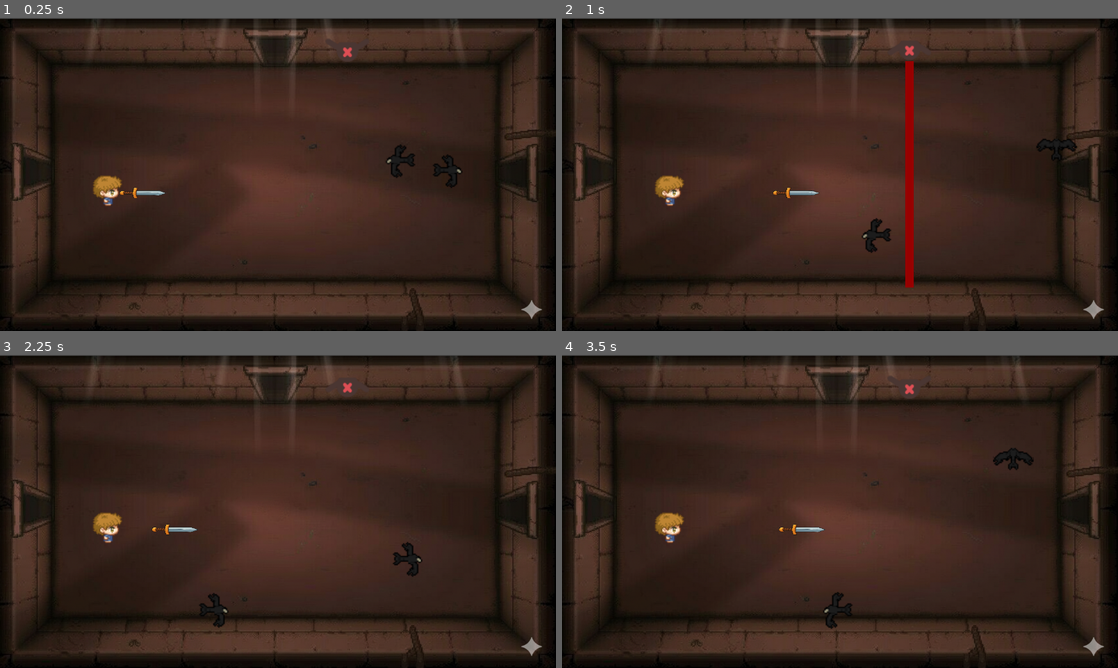
Above: before the commit, frames 1-4 (two rows, left to right).
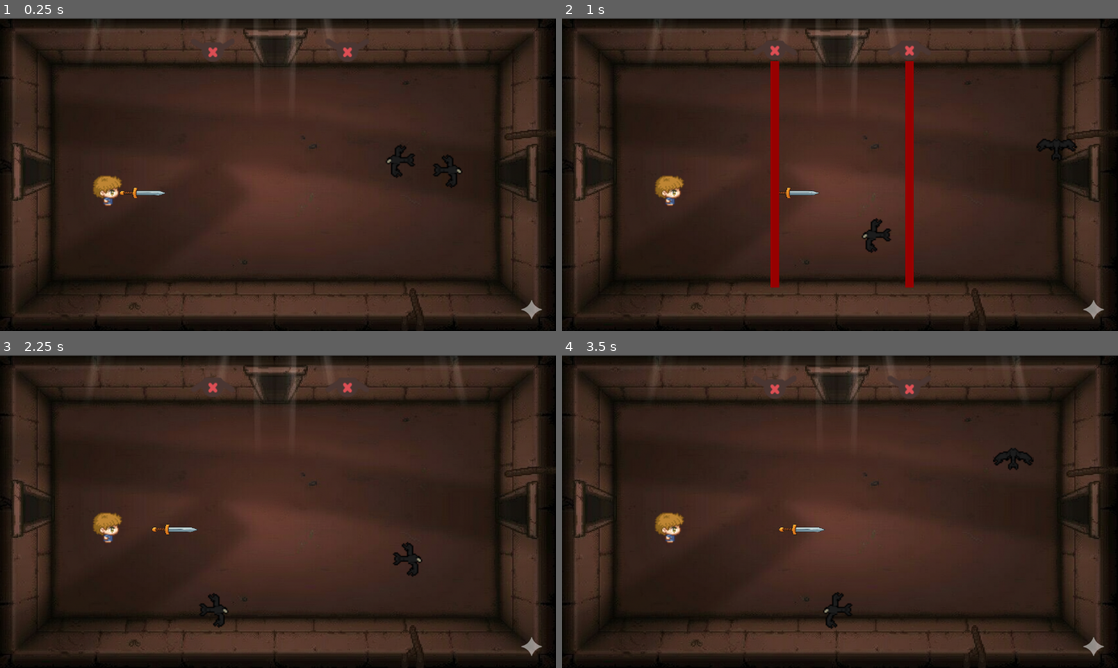
Above: after the commit, the same moments.

Repository: francocaneda/FinalHikaru
Game: Godot game, scene res://escenas/Sala2.tscn
The game is run twice, just before and just after one commit, with the same random seed, the same clock (stepped at 60 frames per second) and the same inputs. This scene is started directly instead of the project's main scene.
Inputs:
- Up to frame 1 (0.25 s): no input
- Up to frame 2 (1 s): tap Enter (ui_accept) at 0.5, 0.77 s
- Up to frame 3 (2.25 s): tap Enter (ui_accept) at 1.52 s
- Up to frame 4 (3.5 s): tap Enter (ui_accept) at 3.02 s

The runs differ from the first frame. In frame 1, less than 0.1% of the frame differs, in the area x 36-41%, y 7-14%; in frame 2, 1.3%, in the area x 35-42%, y 7-87%; in frame 3, less than 0.1%; in frame 4, less than 0.1%.

Commit message:
Empiezo a generar la sala3

Diff:
--- /dev/null
+++ b/escenas/BossFinal.tscn
@@ -0,0 +1,140 @@
+[gd_scene load_steps=19 format=3 uid="uid://cm76sxp40xoq3"]
+
+[ext_resource type="Script" uid="uid://1hncoj2gr4de" path="res://escenas/boss_final.gd" id="1_nw804"]
+[ext_resource type="Texture2D" uid="uid://cb0yxugy25o12" path="res://sprites/BossFinal.png" id="1_q1ma1"]
+[ext_resource type="AudioStream" uid="uid://dq45yrjblhrlm" path="res://sounds/EnemigoMuerto2.mp3" id="3_j63wm"]
+
+[sub_resource type="AtlasTexture" id="AtlasTexture_nw804"]
+atlas = ExtResource("1_q1ma1")
+region = Rect2(0, 128, 48, 64)
+
+[sub_resource type="AtlasTexture" id="AtlasTexture_j63wm"]
+atlas = ExtResource("1_q1ma1")
+region = Rect2(48, 128, 48, 64)
+
+[sub_resource type="AtlasTexture" id="AtlasTexture_m0oay"]
+atlas = ExtResource("1_q1ma1")
+region = Rect2(96, 128, 48, 64)
+
+[sub_resource type="AtlasTexture" id="AtlasTexture_ulnqd"]
+atlas = ExtResource("1_q1ma1")
+region = Rect2(0, 0, 48, 64)
+
+[sub_resource type="AtlasTexture" id="AtlasTexture_eq8cj"]
+atlas = ExtResource("1_q1ma1")
+region = Rect2(48, 0, 48, 64)
+
+[sub_resource type="AtlasTexture" id="AtlasTexture_7ikn0"]
+atlas = ExtResource("1_q1ma1")
+region = Rect2(96, 0, 48, 64)
+
+[sub_resource type="AtlasTexture" id="AtlasTexture_geg54"]
+atlas = ExtResource("1_q1ma1")
+region = Rect2(0, 64, 48, 64)
+
+[sub_resource type="AtlasTexture" id="AtlasTexture_ltkug"]
+atlas = ExtResource("1_q1ma1")
+region = Rect2(48, 64, 48, 64)
+
+[sub_resource type="AtlasTexture" id="AtlasTexture_4a31k"]
+atlas = ExtResource("1_q1ma1")
+region = Rect2(96, 64, 48, 64)
+
+[sub_resource type="AtlasTexture" id="AtlasTexture_xlpmy"]
+atlas = ExtResource("1_q1ma1")
+region = Rect2(0, 192, 48, 64)
+
+[sub_resource type="AtlasTexture" id="AtlasTexture_8cxh3"]
+atlas = ExtResource("1_q1ma1")
+region = Rect2(48, 192, 48, 64)
+
+[sub_resource type="AtlasTexture" id="AtlasTexture_2q04a"]
+atlas = ExtResource("1_q1ma1")
+region = Rect2(96, 192, 48, 64)
+
+[sub_resource type="SpriteFrames" id="SpriteFrames_bjjo5"]
+animations = [{
+"frames": [{
+"duration": 1.0,
+"texture": SubResource("AtlasTexture_nw804")
+}, {
+"duration": 1.0,
+"texture": SubResource("AtlasTexture_j63wm")
+}, {
+"duration": 1.0,
+"texture": SubResource("AtlasTexture_m0oay")
+}],
+"loop": true,
+"name": &"enemigoabajo",
+"speed": 5.0
+}, {
+"frames": [{
+"duration": 1.0,
+"texture": SubResource("AtlasTexture_ulnqd")
+}, {
+"duration": 1.0,
+"texture": SubResource("AtlasTexture_eq8cj")
+}, {
+"duration": 1.0,
+"texture": SubResource("AtlasTexture_7ikn0")
+}],
+"loop": true,
+"name": &"enemigoarriba",
+"speed": 5.0
+}, {
+"frames": [{
+"duration": 1.0,
+"texture": SubResource("AtlasTexture_geg54")
+}, {
+"duration": 1.0,
+"texture": SubResource("AtlasTexture_ltkug")
+}, {
+"duration": 1.0,
+"texture": SubResource("AtlasTexture_4a31k")
+}],
+"loop": true,
+"name": &"enemigoderecha",
+"speed": 5.0
+}, {
+"frames": [{
+"duration": 1.0,
+"texture": SubResource("AtlasTexture_xlpmy")
+}, {
+"duration": 1.0,
+"texture": SubResource("AtlasTexture_8cxh3")
+}, {
+"duration": 1.0,
+"texture": SubResource("AtlasTexture_2q04a")
+}],
+"loop": true,
+"name": &"enemigoizquierda",
+"speed": 5.0
+}]
+
+[sub_resource type="RectangleShape2D" id="RectangleShape2D_m0oay"]
+size = Vector2(85.5, 97.25)
+
+[sub_resource type="RectangleShape2D" id="RectangleShape2D_ulnqd"]
+size = Vector2(103.5, 114)
+
+[node name="BossFinal" type="CharacterBody2D"]
+script = ExtResource("1_nw804")
+
+[node name="AnimatedSprite2D" type="AnimatedSprite2D" parent="."]
+position = Vector2(0, -1)
+scale = Vector2(2.54167, 2.3125)
+sprite_frames = SubResource("SpriteFrames_bjjo5")
+animation = &"enemigoabajo"
+
+[node name="CollisionShape2D" type="CollisionShape2D" parent="."]
+position = Vector2(1, 2)
+shape = SubResource("RectangleShape2D_m0oay")
+
+[node name="Detector" type="Area2D" parent="."]
+
+[node name="CollisionShape2D" type="CollisionShape2D" parent="Detector"]
+position = Vector2(0, 4)
+shape = SubResource("RectangleShape2D_ulnqd")
+
+[node name="SonidoMuerte" type="AudioStreamPlayer" parent="."]
+stream = ExtResource("3_j63wm")
--- /dev/null
+++ b/escenas/Sala3.tscn
@@ -0,0 +1,50 @@
+[gd_scene load_steps=7 format=3 uid="uid://d1psf1ekje8f8"]
+
+[ext_resource type="Texture2D" uid="uid://86wmwgmlujiy" path="res://sprites/sala3.png" id="1_t20p7"]
+[ext_resource type="PackedScene" uid="uid://bea5ula71tjjd" path="res://escenas/Jugador.tscn" id="2_xo63k"]
+
+[sub_resource type="RectangleShape2D" id="RectangleShape2D_xo63k"]
+size = Vector2(18.25, 551)
+
+[sub_resource type="RectangleShape2D" id="RectangleShape2D_xtkfi"]
+size = Vector2(1122.25, 18)
+
+[sub_resource type="RectangleShape2D" id="RectangleShape2D_6w0kg"]
+size = Vector2(20.5, 566)
+
+[sub_resource type="RectangleShape2D" id="RectangleShape2D_rtbhx"]
+size = Vector2(1119, 21)
+
+[node name="Sala3" type="Node2D"]
+
+[node name="Sprite2D" type="Sprite2D" parent="."]
+position = Vector2(640, 360.5)
+scale = Vector2(0.830729, 0.702148)
+texture = ExtResource("1_t20p7")
+
+[node name="Pared" type="StaticBody2D" parent="."]
+
+[node name="CollisionShape2D" type="CollisionShape2D" parent="Pared"]
+position = Vector2(67.875, 347.5)
+shape = SubResource("RectangleShape2D_xo63k")
+
+[node name="Pared2" type="StaticBody2D" parent="."]
+
+[node name="CollisionShape2D" type="CollisionShape2D" parent="Pared2"]
+position = Vector2(630, 63)
+shape = SubResource("RectangleShape2D_xtkfi")
+
+[node name="Pared3" type="StaticBody2D" parent="."]
+
+[node name="CollisionShape2D" type="CollisionShape2D" parent="Pared3"]
+position = Vector2(1194, 341)
+shape = SubResource("RectangleShape2D_6w0kg")
+
+[node name="Pared4" type="StaticBody2D" parent="."]
+
+[node name="CollisionShape2D" type="CollisionShape2D" parent="Pared4"]
+position = Vector2(626.5, 622)
+shape = SubResource("RectangleShape2D_rtbhx")
+
+[node name="Jugador" parent="." instance=ExtResource("2_xo63k")]
+position = Vector2(627, 545)
--- /dev/null
+++ b/escenas/boss_final.gd
@@ -0,0 +1,98 @@
+extends CharacterBody2D
+class_name BossFinal
+
+# 🛡️ Propiedades del Boss
+@export var velocidad: float = 200.0 # Velocidad del boss (un poco más rápido que el enemigo normal)
+@export var vida_maxima: int = 100
+
+var vida_actual: int
+var jugador: CharacterBody2D = null
+
+# 📢 Referencias a nodos hijos
+@onready var anim: AnimatedSprite2D = $AnimatedSprite2D
+@onready var sonido_muerte: AudioStreamPlayer = $SonidoMuerte # Asumiendo que tienes este nodo
+# Agrega aquí cualquier otro nodo que use el boss (ej: RayCast2D, Area2D, etc.)
+
+func _ready():
+	vida_actual = vida_maxima
+	add_to_group("Enemigo") # Para que la espada lo pueda golpear
+
+	# Referencia al jugador (debe estar en el árbol principal)
+	if get_parent() and get_parent().has_node("Jugador"):
+		jugador = get_parent().get_node("Jugador")
+
+	# Inicia con una animación de reposo o la pelea inmediatamente
+	# anim.play("boss_idle")
+
+	# 💥 Opcional: Iniciar la pelea si no se llama desde World.gd
+	# iniciar_pelea()
+
+func _physics_process(delta):
+	# Lógica de movimiento: por ahora, persigue al jugador (puedes cambiar esto por fases)
+	if is_instance_valid(jugador) and vida_actual > 0:
+		var direccion = (jugador.position - position).normalized()
+		velocity = direccion * velocidad
+		move_and_slide()
+
+		_actualizar_animacion(direccion) # <-- LLAMADA CLAVE PARA ANIMACIONES
+	else:
+		velocity = Vector2.ZERO
+		move_and_slide()
+		anim.stop()
+
+# 🎨 FUNCIÓN DE ANIMACIÓN (COPIA DEL PATRÓN DE TU ENEMIGO)
+func _actualizar_animacion(direccion: Vector2):
+	if direccion == Vector2.ZERO:
+		anim.stop()
+		return
+
+	if abs(direccion.x) > abs(direccion.y):
+		if direccion.x > 0:
+			anim.play("bossderecha") # Asume que tienes esta animación
+		else:
+			anim.play("bossizquierda") # Asume que tienes esta animación
+	else:
+		if direccion.y > 0:
+			anim.play("bossabajo") # Asume que tienes esta animación
+		else:
+			anim.play("bossarriba") # Asume que tienes esta animación
+
+# ⚔️ Función llamada por la espada del jugador
+func recibir_danio(cantidad: int = 1):
+	vida_actual -= cantidad
+	print("Boss recibió daño. Vida restante:", vida_actual)
+
+	# Opcional: Añade un efecto visual o sonido de golpe
+	# anim.play("boss_hit")
+
+	if vida_actual <= 0:
+		morir()
+
+func morir():
+	print("¡BOSS FINAL DERROTADO!")
+	# Deshabilitar colisiones y movimiento
+	set_physics_process(false)
+	# anim.play("boss_muerte") # Animación de explosión/muerte
+
+	# Lógica de sonido (similar a tu otro enemigo)
+	if is_instance_valid(sonido_muerte):
+		sonido_muerte.play()
+		sonido_muerte.get_parent().remove_child(sonido_muerte)
+		get_tree().root.add_child(sonido_muerte)
+		sonido_muerte.finished.connect(sonido_muerte.queue_free, CONNECT_ONE_SHOT)
+
+	# Esperar la animación de muerte (si la hubiera)
+	await get_tree().create_timer(0.5).timeout
+
+	# Eliminar el nodo
+	queue_free()
+
+# ⚔️ Función para iniciar el patrón de ataque (a desarrollar)
+func iniciar_pelea():
+	print("Pelea con el Boss Iniciada!")
+	# Aquí irá la lógica de fases, temporizadores de ataque, etc.
+	# Por ahora, solo se mueve hacia el jugador.
+	pass
+
+# NOTA: Debes conectar las funciones de daño y Game Over al boss
+# si tu otro enemigo usa un Detector. Para el boss, es mejor que el JUGADOR lo mate.
--- a/escenas/sala_2.gd
+++ b/escenas/sala_2.gd
@@ -35,6 +35,7 @@
 
 	# 🆕 Instancia 1 Enemigo Techo en el centro superior (posición de torreta)
 	instanciar_enemigo_techo(Vector2(800, 50))
+	instanciar_enemigo_techo(Vector2(490, 50))
 	print("Encuentro de Sala 2 iniciado.")
 
 # --- Funciones de Instanciación ---
Not shown, added: escenas/boss_final.gd.uid
Binary file added: sprites/BossFinal.png
Not shown, added: sprites/BossFinal.png.import
Not shown, added: sprites/CHANGES.txt
Not shown, added: sprites/LICENSE-CC-BY-3.0.txt
Not shown, added: sprites/LICENSE-OGA-BY-3.0.txt
Binary file added: sprites/PNG/48x64/arachne-NESW.png
Not shown, added: sprites/PNG/48x64/arachne-NESW.png.import
Binary file added: sprites/PNG/48x64/arachne-SWEN.png
Not shown, added: sprites/PNG/48x64/arachne-SWEN.png.import
Not shown, added: sprites/README.txt
Binary file added: sprites/preview.gif
(and 7 more such lines)
